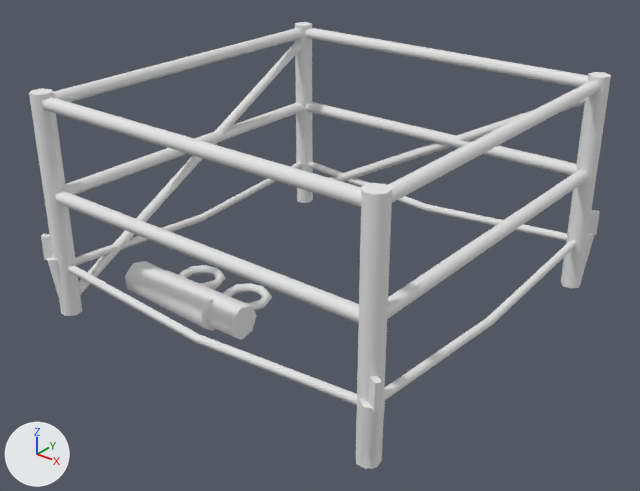
An edit to the glTF model game/assets/props/blender/site_small_1.glb, drawn before and after from the same camera.
Before and after are seen from a camera (50 mm lens) standing at (2.57, -3.28, 2.3) and looking at (0.03, -0.11, 0.34). The lights are fixed; the arrows at lower left show +X, +Y and +Z. The first picture is the older version. Vertices at exactly the same position are counted once.

Names of what the first picture shows: 'site_small_1'.
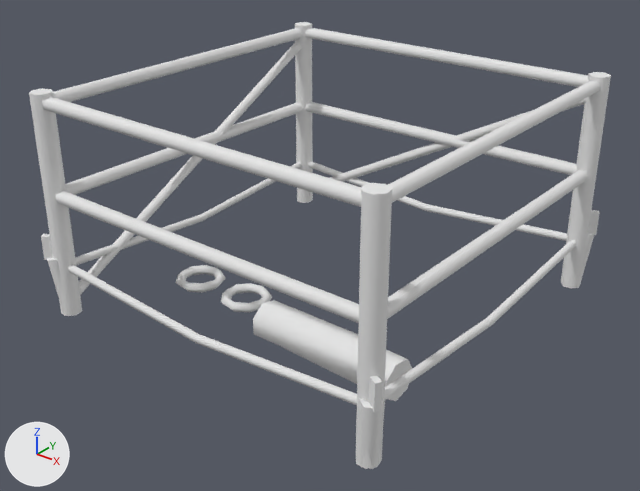
Where the change shows, as pixel boxes [x1, y1, x2, y2] in the pictures (640 x 491 px; the box of a moved part takes in the faces that stretch with it):
part 1 of me_site_small_1, moved or reshaped: before [125, 261, 215, 331]; after [284, 313, 412, 401]
part 2 of me_site_small_1, moved or reshaped: before [155, 270, 257, 340]; after [253, 300, 358, 351]

The change, as a list of edits to the scene's bpy script:
```text
Change me_site_small_1:
    where me_site_small_1.from_pydata(...)  # 416 vertices, 704 faces; spans x -1.04..1.04, y -1.03..1.03, z -0.03..1.15
    used by ob_site_small_1; location = (0.0, 0.0, 0.0)
    me_site_small_1 part 1: the loose piece of 14 vertices spanning x -0.81..-0.21, y -0.72..-0.52, z 0.0..0.18 is moved by (1.04, 0.08, 0.01)
    me_site_small_1 part 2: the loose piece of 14 vertices spanning x -0.64..-0.04, y -0.69..-0.52, z 0.0..0.18 is moved by (0.67, 0.08, 0.01)
```
